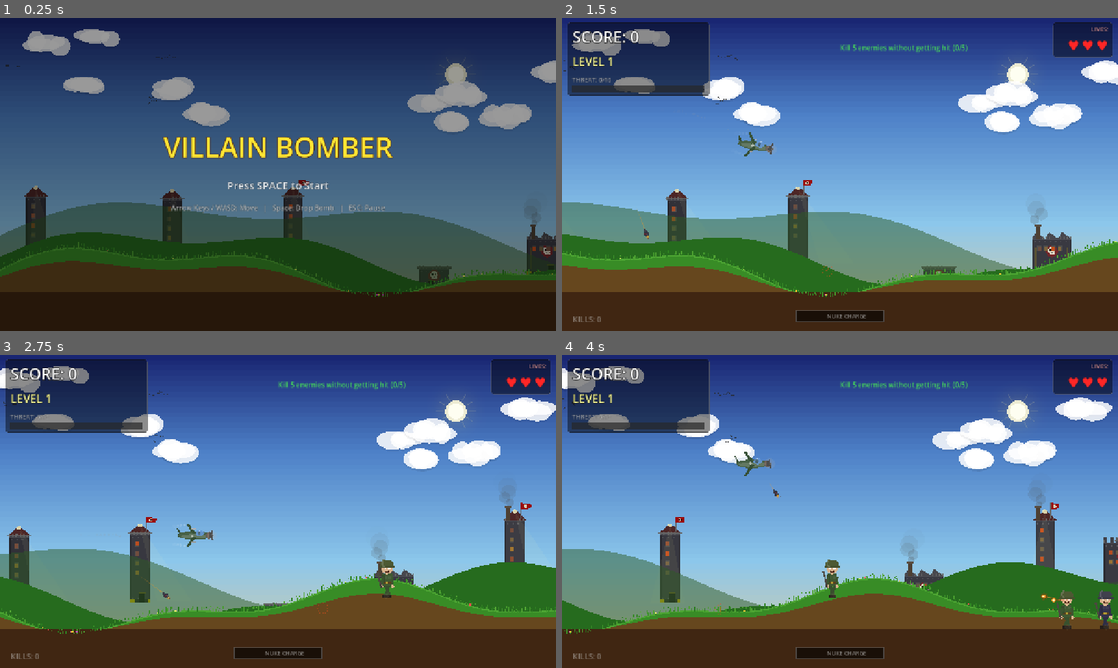
Above: before the commit, frames 1-4 (two rows, left to right).
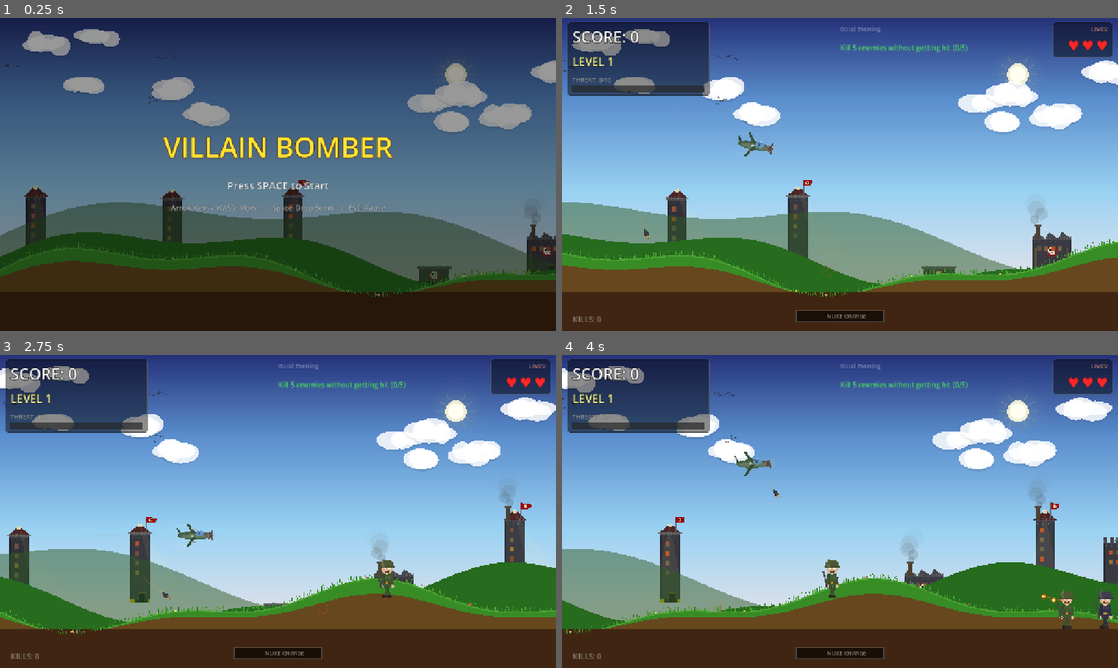
Above: after the commit, the same moments.

Repository: levarimoshe/villain-bomber
Game: Godot game, scene res://scenes/main/game.tscn
Two runs of this game, one before a commit and one after it. Both use one fixed random seed, a clock stepped at 60 frames per second and the inputs below.
Inputs:
- Up to frame 1 (0.25 s): no input
- Up to frame 2 (1.5 s): tap Space (drop_bomb) at 0.5 s; hold Right (move_right) 0.53-1.28 s; hold Space (drop_bomb) 0.53-1.28 s; tap Enter (ui_accept) at 0.77, 1.07 s; hold Down (move_down) from 1.28 s (still down); tap M (machine_gun) at 1.35 s
- Up to frame 3 (2.75 s): tap Enter (ui_accept) at 1.52, 1.82 s; release Down (move_down) at 2.03 s; hold Right (move_right) from 2.03 s (still down); hold Space (drop_bomb) from 2.03 s (still down)
- Up to frame 4 (4 s): release Right (move_right) at 2.78 s; release Space (drop_bomb) at 2.78 s; hold Up (move_up) 2.78-3.53 s; tap M (machine_gun) at 2.85 s; tap Enter (ui_accept) at 3.02, 3.32, 3.77 s; hold Left (move_left) from 3.53 s (still down); hold Space (drop_bomb) from 3.53 s (still down)

The runs differ from the first frame. In frame 1, 0.2% of the frame differs, in the area x 0-100%, y 66-74%; in frame 2, 41%; in frame 3, 43%; in frame 4, 43%, in the area x 0-100%, y 2-81%.

Commit message:
Giant boss arena, greeting HUD, softer visuals, remove charge voice
Boss Arena (levels 5, 11, 17...):
- Giant 3x tank with 15 HP, armor plates, skull emblem
- Forces arena mode — plane circles, camera locks
- 3-way spread shots every 0.8 seconds
- Moves to center then stops — stationary target
- Shakes while dying, "BOSS FIGHT!" text, "Boss destroyed!" voice
- 2000 points on kill, must kill to advance
- Regular villains still spawn (fewer) during fight

HUD greeting:
- Shows "Good Morning" / "Good Afternoon" / "Good Evening"
  based on actual time of day

Fixes:
- Removed nuke charge voice ("50%", "75%") — sound effects stay
- Nuke visual reduced to 1.8x (was 2.5x) — less overwhelming
- Softer sky gradient — 100 steps, pastel tones, smoother blending

Co-Authored-By: Claude Opus 4.6 (1M context) <noreply@anthropic.com>

Diff:
--- a/autoloads/game_state.gd
+++ b/autoloads/game_state.gd
@@ -28,6 +28,7 @@
 var arena_kills_this_wave: int = 0
 var arena_kills_needed: int = 8
 var arena_center_x: float = 0.0
+var boss_active: bool = false
 
 # ---- Nuke charge ----
 var nuke_charge: float = 0.0  # 0.0 to 1.0
@@ -131,10 +132,6 @@
 		var new_quarter: int = int(nuke_charge * 4.0)
 		if new_quarter > old_quarter:
 			SoundManager.play_nuke_charge()
-			if new_quarter == 2:
-				SoundManager.speak("Fifty percent")
-			elif new_quarter == 3:
-				SoundManager.speak("Seventy five percent")
 		if nuke_charge >= 1.0:
 			nuke_ready = true
 			SoundManager.play_levelup()
--- a/scenes/boss/boss.gd
+++ b/scenes/boss/boss.gd
@@ -1,17 +1,19 @@
 extends Node2D
-## Boss tank — appears every 5 levels, takes multiple hits
+## Giant boss tank — forces arena mode, must be killed to progress
 
-var speed: float = 40.0
+var speed: float = 25.0
 var direction: int = -1
-var health: int = 5
-var max_health: int = 5
+var health: int = 15
+var max_health: int = 15
 var is_dying: bool = false
 var camera_ref: Camera2D = null
-var shoot_timer: float = 1.5
-var shoot_interval: float = 1.0
+var shoot_timer: float = 1.0
+var shoot_interval: float = 0.8
 var anim_time: float = 0.0
 var flash_timer: float = 0.0
 var death_timer: float = 0.0
+var reached_center: bool = false
+var target_x: float = 0.0
 
 const BulletScript = preload("res://scenes/villain/bullet.gd")
 
@@ -19,6 +21,7 @@
 func _ready() -> void:
 	add_to_group(&"villains")
 	add_to_group(&"boss")
+	GameState.boss_active = true
 	SoundManager.speak("Boss incoming!")
 
 
@@ -30,8 +33,14 @@
 
 	if is_dying:
 		death_timer -= delta
-		modulate.a = clampf(death_timer / 1.0, 0.0, 1.0)
+		modulate.a = clampf(death_timer / 1.5, 0.0, 1.0)
+		# Shake while dying
+		position.x += randf_range(-3, 3)
 		if death_timer <= 0:
+			GameState.boss_active = false
+			GameState.is_arena_level = false
+			# Trigger level transition after boss dies
+			Events.level_transition_started.emit(GameState.current_level)
 			queue_free()
 		queue_redraw()
 		return
@@ -39,38 +48,39 @@
 	if flash_timer > 0:
 		flash_timer -= delta
 
-	position.x += direction * speed * delta
+	# Move toward center, then stop
+	if not reached_center:
+		position.x += direction * speed * delta
+		if camera_ref:
+			var cam_x: float = camera_ref.global_position.x
+			if absf(position.x - cam_x) < 50:
+				reached_center = true
 
-	# Shoot frequently
+	# Shoot 3-way spread
 	shoot_timer -= delta
 	if shoot_timer <= 0:
 		shoot_timer = shoot_interval
-		_shoot()
+		_shoot_spread()
 
 	queue_redraw()
 
-	if camera_ref:
-		var cam_x := camera_ref.global_position.x
-		if global_position.x < cam_x - 900:
-			Events.villain_escaped.emit()
-			queue_free()
 
+func _shoot_spread() -> void:
+	var player_node: Node = get_tree().get_first_node_in_group(&"player")
+	if not player_node:
+		return
 
-func _shoot() -> void:
-	for i in range(2):  # Double shot
+	var base_dir: Vector2 = (player_node.global_position - global_position).normalized()
+
+	# 3-way spread
+	for angle_offset in [-0.25, 0.0, 0.25]:
 		var bullet := Node2D.new()
 		bullet.set_script(BulletScript)
-		bullet.global_position = global_position + Vector2(direction * 30, -25 + i * 10)
+		bullet.global_position = global_position + Vector2(0, -35)
+		var dir: Vector2 = base_dir.rotated(angle_offset)
+		bullet.velocity = dir * randf_range(220.0, 300.0)
+		get_tree().current_scene.add_child(bullet)
 
-		var player_node: Node = get_tree().get_first_node_in_group(&"player")
-		if player_node:
-			var dir_to_player: Vector2 = (player_node.global_position - global_position).normalized()
-			dir_to_player = dir_to_player.rotated(randf_range(-0.2, 0.2))
-			bullet.velocity = dir_to_player * randf_range(250.0, 350.0)
-		else:
-			bullet.velocity = Vector2(0, -280)
-
-		get_tree().current_scene.add_child(bullet)
 	SoundManager.play_shoot()
 
 
@@ -78,77 +88,89 @@
 	if is_dying:
 		return
 	health -= 1
-	flash_timer = 0.2
-	SoundManager.play_hit()
+	flash_timer = 0.25
 
 	if health <= 0:
 		is_dying = true
-		death_timer = 1.0
-		Events.villain_killed.emit(global_position, 500)
+		death_timer = 1.5
+		Events.villain_killed.emit(global_position, 2000)
 		SoundManager.speak("Boss destroyed!")
 
 
 func _draw() -> void:
-	var sc: float = 1.0
 	var flash: bool = flash_timer > 0 and fmod(flash_timer, 0.08) < 0.04
+	var sc: float = 3.0  # 3x size!
 
-	# === TREADS ===
-	var tread_color := Color(0.2, 0.2, 0.2) if not flash else Color(1, 0.5, 0.3)
-	draw_rect(Rect2(-45, 10, 90, 14), tread_color)
-	draw_rect(Rect2(-45, -4, 90, 14), tread_color)
+	# === TREADS (huge) ===
+	var tread_color := Color(0.18, 0.18, 0.18) if not flash else Color(1, 0.4, 0.2)
+	draw_rect(Rect2(-45 * sc, 8 * sc, 90 * sc, 14 * sc), tread_color)
+	draw_rect(Rect2(-45 * sc, -6 * sc, 90 * sc, 14 * sc), tread_color)
 	# Tread wheels
-	for i in range(6):
-		var wx: float = -38 + i * 15
-		_draw_circle_at(Vector2(wx, 17), 5, Color(0.25, 0.25, 0.25))
-		_draw_circle_at(Vector2(wx, 3), 5, Color(0.25, 0.25, 0.25))
+	for i in range(8):
+		var wx: float = -42 * sc + float(i) * 12 * sc
+		_draw_circle_at(Vector2(wx, 15 * sc), 6 * sc, Color(0.22, 0.22, 0.22))
+		_draw_circle_at(Vector2(wx, 1 * sc), 6 * sc, Color(0.22, 0.22, 0.22))
 
-	# === BODY ===
-	var body_color := Color(0.3, 0.35, 0.2) if not flash else Color(1, 0.6, 0.3)
-	draw_rect(Rect2(-35, -20, 70, 25), body_color)
-	# Armor plating lines
-	draw_line(Vector2(-35, -15), Vector2(35, -15), body_color.darkened(0.15), 1.5)
-	draw_line(Vector2(-35, -8), Vector2(35, -8), body_color.darkened(0.15), 1.5)
+	# === BODY (massive) ===
+	var body_color := Color(0.28, 0.33, 0.18) if not flash else Color(1, 0.5, 0.2)
+	draw_rect(Rect2(-38 * sc, -22 * sc, 76 * sc, 28 * sc), body_color)
+	# Armor plates
+	for plate in range(4):
+		var px: float = -32 * sc + float(plate) * 18 * sc
+		draw_rect(Rect2(px, -20 * sc, 15 * sc, 24 * sc), body_color.lightened(0.04))
+		draw_rect(Rect2(px, -20 * sc, 15 * sc, 1.5 * sc), body_color.lightened(0.1))
 	# Side armor
-	draw_rect(Rect2(-38, -18, 5, 20), body_color.darkened(0.1))
-	draw_rect(Rect2(33, -18, 5, 20), body_color.darkened(0.1))
+	draw_rect(Rect2(-40 * sc, -20 * sc, 4 * sc, 25 * sc), body_color.darkened(0.12))
+	draw_rect(Rect2(36 * sc, -20 * sc, 4 * sc, 25 * sc), body_color.darkened(0.12))
 
 	# === TURRET ===
-	var turret_color := Color(0.28, 0.32, 0.18) if not flash else Color(1, 0.5, 0.2)
-	draw_rect(Rect2(-18, -32, 36, 14), turret_color)
-	draw_rect(Rect2(-20, -30, 40, 2), turret_color.lightened(0.1))
+	var turret_color := Color(0.25, 0.3, 0.16) if not flash else Color(1, 0.45, 0.15)
+	draw_rect(Rect2(-20 * sc, -35 * sc, 40 * sc, 15 * sc), turret_color)
+	# Turret top highlight
+	draw_rect(Rect2(-22 * sc, -33 * sc, 44 * sc, 2 * sc), turret_color.lightened(0.1))
 
-	# === CANNON ===
-	var cannon_dir: float = float(direction)
-	draw_line(Vector2(cannon_dir * 18, -26), Vector2(cannon_dir * 50, -28), Color(0.25, 0.28, 0.15), 5.0)
-	# Muzzle
-	draw_rect(Rect2(cannon_dir * 48 - 3, -31, 6, 6), Color(0.2, 0.22, 0.12))
+	# === MAIN CANNON ===
+	draw_line(Vector2(0, -28 * sc), Vector2(0, -55 * sc), Color(0.22, 0.25, 0.13), 6 * sc)
+	# Muzzle brake
+	draw_rect(Rect2(-5 * sc, -57 * sc, 10 * sc, 4 * sc), Color(0.2, 0.22, 0.12))
 
-	# === SKULL EMBLEM ===
-	_draw_circle_at(Vector2(0, -10), 6, Color(0.8, 0.8, 0.7, 0.6))
-	_draw_circle_at(Vector2(-2.5, -11), 1.5, Color(0.1, 0.1, 0.1))
-	_draw_circle_at(Vector2(2.5, -11), 1.5, Color(0.1, 0.1, 0.1))
+	# === SKULL EMBLEM (large) ===
+	_draw_circle_at(Vector2(0, -10 * sc), 10 * sc, Color(0.75, 0.75, 0.65, 0.5))
+	_draw_circle_at(Vector2(-4 * sc, -12 * sc), 2.5 * sc, Color(0.1, 0.1, 0.1))
+	_draw_circle_at(Vector2(4 * sc, -12 * sc), 2.5 * sc, Color(0.1, 0.1, 0.1))
+	# Red eyes
+	_draw_circle_at(Vector2(-4 * sc, -12 * sc), 1.2 * sc, Color(0.9, 0.1, 0.0, 0.7))
+	_draw_circle_at(Vector2(4 * sc, -12 * sc), 1.2 * sc, Color(0.9, 0.1, 0.0, 0.7))
 
-	# === HEALTH BAR ===
-	var bar_w: float = 60.0
-	var bar_h: float = 6.0
+	# === HEALTH BAR (wide) ===
+	var bar_w: float = 120.0
+	var bar_h: float = 8.0
 	var bar_x: float = -bar_w / 2.0
-	var bar_y: float = -42.0
-	draw_rect(Rect2(bar_x - 1, bar_y - 1, bar_w + 2, bar_h + 2), Color(0, 0, 0, 0.7))
+	var bar_y: float = -65 * sc
+	# Background
+	draw_rect(Rect2(bar_x - 2, bar_y - 2, bar_w + 4, bar_h + 4), Color(0, 0, 0, 0.8))
+	# Fill
 	var hp_ratio: float = float(health) / float(max_health)
-	var hp_color := Color.GREEN.lerp(Color.RED, 1.0 - hp_ratio)
+	var hp_color := Color(0.2, 0.9, 0.2).lerp(Color(0.9, 0.15, 0.1), 1.0 - hp_ratio)
 	draw_rect(Rect2(bar_x, bar_y, bar_w * hp_ratio, bar_h), hp_color)
+	# Border
+	draw_rect(Rect2(bar_x - 2, bar_y - 2, bar_w + 4, bar_h + 4), Color(0.5, 0.5, 0.5, 0.5), false, 1.5)
+	# Boss label
+	var font: Font = ThemeDB.fallback_font
+	draw_string(font, Vector2(-15, bar_y - 5), "BOSS", HORIZONTAL_ALIGNMENT_CENTER, 30, 12, Color(1, 0.3, 0.1, 0.9))
 
-	# === EXHAUST SMOKE ===
-	var smoke_x: float = -direction * 40
-	var smoke_t: float = fmod(anim_time, 0.8)
-	_draw_circle_at(Vector2(smoke_x, 5 - smoke_t * 20), 4 + smoke_t * 6, Color(0.3, 0.3, 0.3, 0.2 * (1.0 - smoke_t / 0.8)))
+	# === EXHAUST ===
+	for smoke_i in range(2):
+		var smoke_side: float = -35 * sc + float(smoke_i) * 70 * sc
+		var smoke_t: float = fmod(anim_time + float(smoke_i) * 0.5, 1.0)
+		_draw_circle_at(Vector2(smoke_side, 10 * sc - smoke_t * 25), 4 + smoke_t * 8, Color(0.25, 0.25, 0.25, 0.2 * (1.0 - smoke_t)))
 
 
 func _draw_circle_at(pos: Vector2, radius: float, color: Color) -> void:
 	if radius < 0.5:
 		return
 	var points := PackedVector2Array()
-	var segs: int = 12
+	var segs: int = 14
 	for i in range(segs + 1):
 		var a: float = float(i) / float(segs) * TAU
 		points.append(pos + Vector2(cos(a) * radius, sin(a) * radius))
--- a/scenes/environment/sky_layer.gd
+++ b/scenes/environment/sky_layer.gd
@@ -55,21 +55,24 @@
 	if level >= 4:
 		dark = minf(float(level - 3) * 0.08, 0.45)
 
-	# Sky gradient
-	var steps := 60
+	# Soft sky gradient — more steps, pastel tones
+	var steps := 100
 	var band_h := HEIGHT / float(steps)
 	for i in range(steps):
 		var t := float(i) / float(steps)
 		var color: Color
-		if t < 0.3:
-			var lt: float = t / 0.3
-			color = Color(0.1, 0.15, 0.45).lerp(Color(0.3, 0.5, 0.78), lt)
-		elif t < 0.65:
-			var lt: float = (t - 0.3) / 0.35
-			color = Color(0.3, 0.5, 0.78).lerp(Color(0.55, 0.78, 0.92), lt)
+		if t < 0.25:
+			var lt: float = t / 0.25
+			color = Color(0.15, 0.2, 0.48).lerp(Color(0.35, 0.55, 0.8), lt)
+		elif t < 0.55:
+			var lt: float = (t - 0.25) / 0.3
+			color = Color(0.35, 0.55, 0.8).lerp(Color(0.6, 0.82, 0.95), lt)
+		elif t < 0.8:
+			var lt: float = (t - 0.55) / 0.25
+			color = Color(0.6, 0.82, 0.95).lerp(Color(0.85, 0.88, 0.92), lt)
 		else:
-			var lt: float = (t - 0.65) / 0.35
-			color = Color(0.55, 0.78, 0.92).lerp(Color(0.9, 0.8, 0.6), lt)
+			var lt: float = (t - 0.8) / 0.2
+			color = Color(0.85, 0.88, 0.92).lerp(Color(0.95, 0.88, 0.75), lt)
 		# Darken for weather
 		color = color.darkened(dark)
 		draw_rect(Rect2(0, i * band_h, WIDTH, band_h + 1), color)
--- a/scenes/main/game.gd
+++ b/scenes/main/game.gd
@@ -31,6 +31,7 @@
 	Events.villain_escaped.connect(_on_villain_escaped)
 	Events.level_changed.connect(_on_level_changed)
 	Events.player_hit.connect(_on_player_hit)
+	Events.level_transition_started.connect(_on_boss_defeated)
 
 	spawn_timer.timeout.connect(_spawn_villain)
 
@@ -193,7 +194,9 @@
 		_spawn_power_up(pos)
 
 	# Check level/arena progression
-	if GameState.is_arena_level:
+	if GameState.boss_active:
+		pass  # Boss must die to advance — boss.gd handles boss_active flag
+	elif GameState.is_arena_level:
 		_arena_villain_killed()
 	elif GameState.villains_killed_this_level >= GameState.villains_per_level:
 		_start_level_transition()
@@ -236,8 +239,8 @@
 	if was_nuke:
 		# NUKE — kills everything on screen
 		blast_radius = 800.0
-		visual_scale = 2.5
-		screen_shake_amount = 12.0
+		visual_scale = 1.8
+		screen_shake_amount = 10.0
 	else:
 		# Normal bomb — base 100px, scales with speed, mega bomb doubles
 		var base: float = 100.0
@@ -298,21 +301,24 @@
 	GameState.game_phase = &"playing"
 	level_label.visible = false
 
-	# Check if this is an arena level (every 3 levels)
-	if GameState.current_level % 3 == 0:
+	# Boss fight every 6 levels (5, 11, 17...)
+	if (GameState.current_level + 1) % 6 == 0:
+		_spawn_boss_arena()
+	# Arena defense every 3 levels (but not boss levels)
+	elif GameState.current_level % 3 == 0:
 		_start_arena_level()
 	else:
 		GameState.is_arena_level = false
 		spawn_timer.wait_time = GameState.spawn_interval
 		spawn_timer.start()
 
-	# Spawn boss every 5 levels
-	if GameState.current_level % 5 == 0:
-		_spawn_boss()
-
 
 func _on_level_changed(_level: int) -> void:
 	pass # HUD handles display
+
+
+func _on_boss_defeated(_level: int) -> void:
+	_start_level_transition()
 
 
 func _unhandled_input(event: InputEvent) -> void:
@@ -428,14 +434,27 @@
 			tween.tween_callback(func(): level_label.visible = false)
 
 
-func _spawn_boss() -> void:
+func _spawn_boss_arena() -> void:
+	# Force arena mode for boss fight
+	GameState.is_arena_level = true
+	GameState.arena_center_x = player.global_position.x + 200
+	spawn_timer.wait_time = 1.5  # Fewer regular villains during boss
+	spawn_timer.start()
+
+	# Spawn the giant tank boss
 	var boss := Node2D.new()
 	boss.set_script(BossScript)
-	var cam_x: float = camera.global_position.x
-	var ground_y: float = _get_ground_y_approx(cam_x + 800)
-	boss.global_position = Vector2(cam_x + 800, ground_y - 10)
+	var ground_y: float = _get_ground_y_approx(GameState.arena_center_x + 300)
+	boss.global_position = Vector2(GameState.arena_center_x + 400, ground_y - 20)
 	boss.camera_ref = camera
+	boss.target_x = GameState.arena_center_x
 	villains_container.add_child(boss)
+
+	level_label.visible = true
+	level_label.text = "BOSS FIGHT!"
+	var tween := create_tween()
+	tween.tween_interval(2.0)
+	tween.tween_callback(func(): level_label.visible = false)
 
 
 func _spawn_shield_break_effect(pos: Vector2) -> void:
--- a/scenes/ui/hud.gd
+++ b/scenes/ui/hud.gd
@@ -84,6 +84,16 @@
 		var mg_font: Font = ThemeDB.fallback_font
 		draw_string(mg_font, Vector2(size.x / 2.0, size.y - 15), "Hold M: Machine Gun", HORIZONTAL_ALIGNMENT_CENTER, -1, 12, Color(0.6, 0.6, 0.6, 0.4))
 
+	# === GREETING (top center) ===
+	var hour: int = Time.get_datetime_dict_from_system()["hour"]
+	var greeting: String = "Good Evening"
+	if hour < 12:
+		greeting = "Good Morning"
+	elif hour < 17:
+		greeting = "Good Afternoon"
+	var greet_font: Font = ThemeDB.fallback_font
+	draw_string(greet_font, Vector2(size.x / 2.0, 30), greeting, HORIZONTAL_ALIGNMENT_CENTER, -1, 14, Color(1, 1, 1, 0.35))
+
 	# === KILL COUNTER (bottom left) ===
 	var font2: Font = ThemeDB.fallback_font
 	var kill_text: String = "KILLS: %d" % GameState.total_villains_killed
